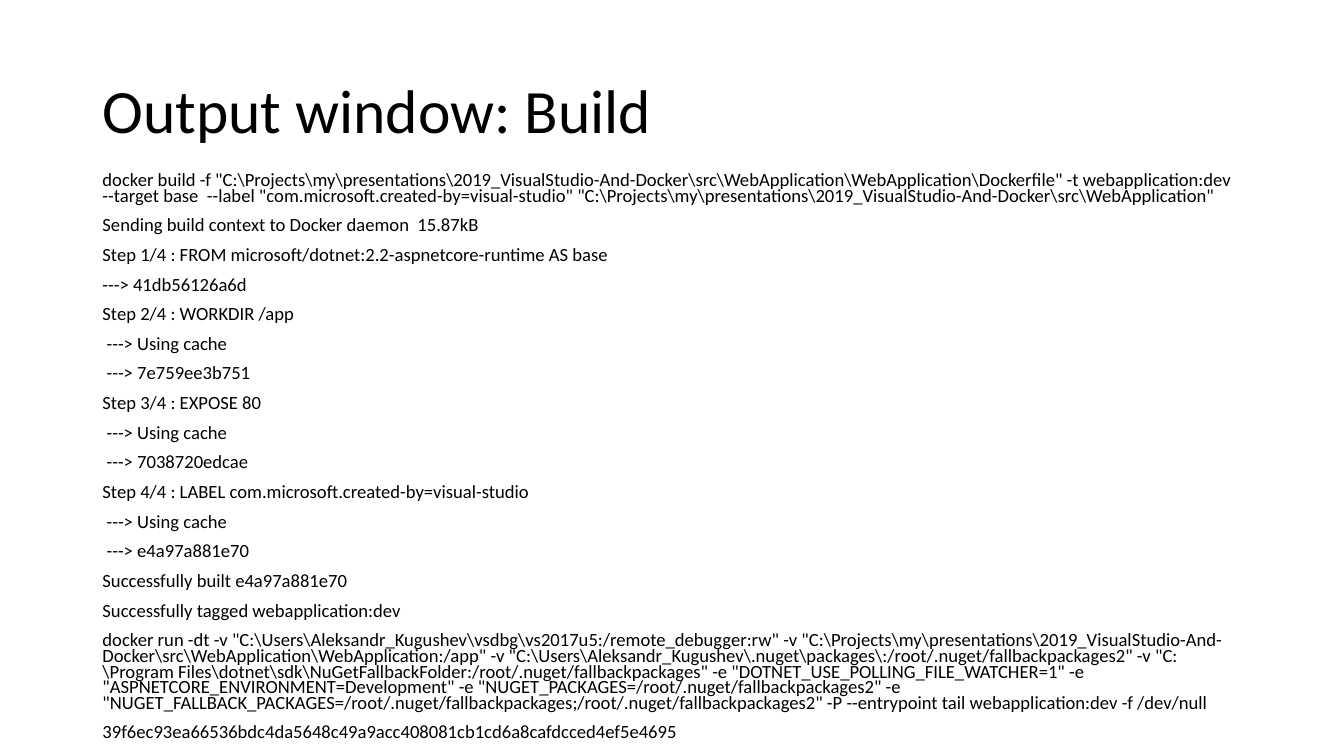
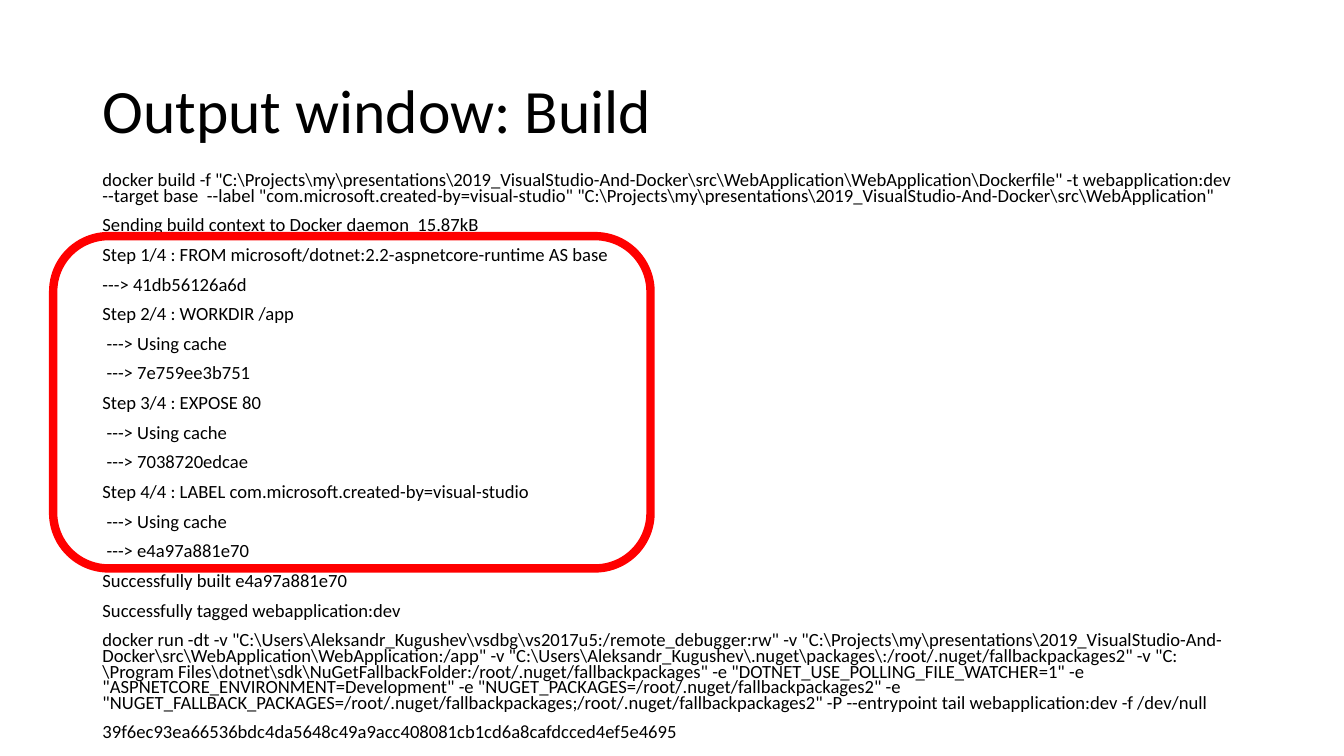
Before and after one commit to kugushev/presentations, a slide deck: slide 18 of 2019_VisualStudio-And-Docker/Presentation.pptx (slide 15 before the commit). Drawn at 1344x756 pixels with LibreOffice and Linux fonts; fonts in the diff are those of the drawing. Boxes give left, top, right and bottom in pixels: in the first picture for what was removed or moved away, otherwise in the second. Text is boxed around its words. In the diff, an @@ line names an element or a change of style, - is before the commit and + after.

```diff
--- a/2019_VisualStudio-And-Docker/Presentation.pptx
+++ b/2019_VisualStudio-And-Docker/Presentation.pptx
@@ rounded rectangle added at (53, 236, 651, 569), outline #FF0000 6 pt @@
```
Also in this commit, not shown: 1 other slide changed, 20 slides added, 5 other files.
